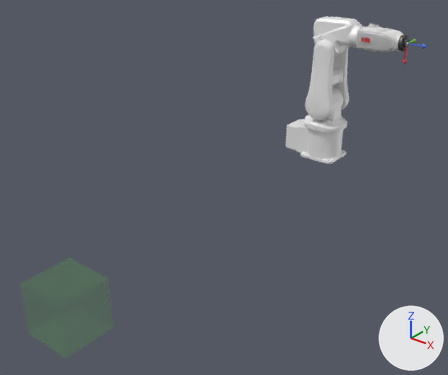
The Blender file Blender/Robots/ABB_IRB_120.blend as it was, and as the next commit left it.
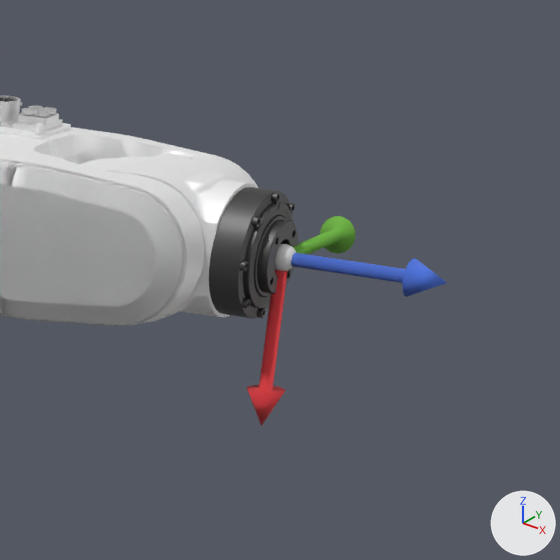
Old and new are each drawn whole from a camera (50 mm lens) standing at (1.461, -2.653, 1.256) and looking at (0.083, -0.93, 0.188) and again close up on the part from 83% to 99% of the width and 3% to 22% of the height. Lighting does not change. The marker at lower right points along +X, +Y and +Z. Objects named as collision shapes, trigger or cutter boxes, shadow casters or lower levels of detail are left out.

Objects in the first close-up: 'AX_X', 'AX_Y', 'AX_Z', 'EE_ABB_IRB_120_ID_001', 'Joint_4_ABB_IRB_120_ID_001', 'Joint_5_ABB_IRB_120_ID_001', 'Joint_6_ABB_IRB_120_ID_001'.
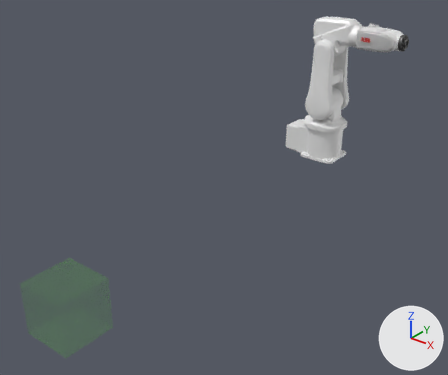
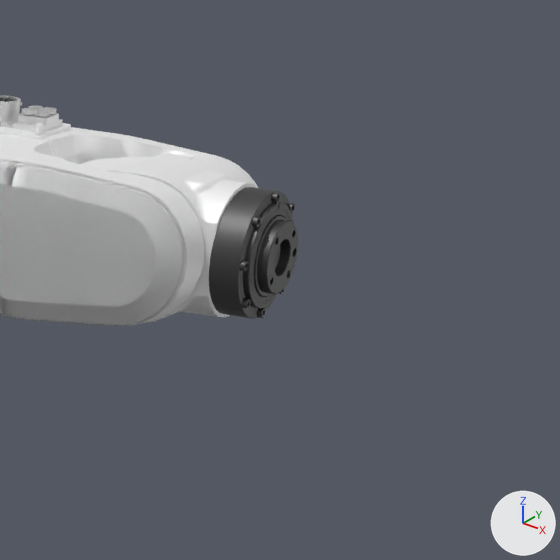
Where the change shows, as pixel boxes [x1, y1, x2, y2] in the close-ups (560 x 560 px):
'AX_Z', hidden (blue): before [291, 253, 447, 297]
'AX_X', hidden (red): before [247, 270, 288, 426]
'AX_Y', hidden (green): before [293, 216, 355, 254]
'EE_ABB_IRB_120_ID_001', hidden: before [275, 244, 296, 271]

The change, as a list of edits to the scene's bpy script:
```text
Change ob_ax_x:
    add ob_ax_x.hide_viewport = True
Change ob_ax_y:
    add ob_ax_y.hide_viewport = True
Change ob_ax_z:
    add ob_ax_z.hide_viewport = True
Change ob_ee_abb_irb_120_id_001:
    add ob_ee_abb_irb_120_id_001.hide_viewport = True
```
